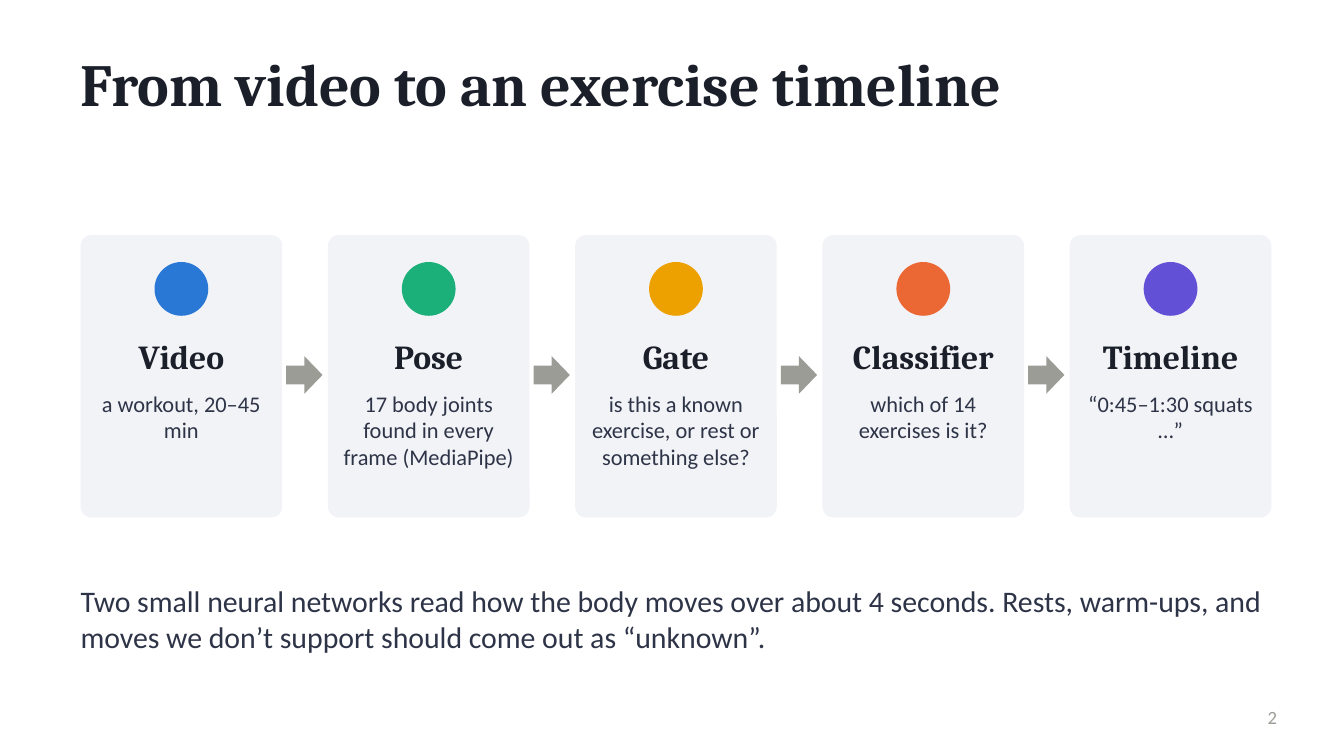
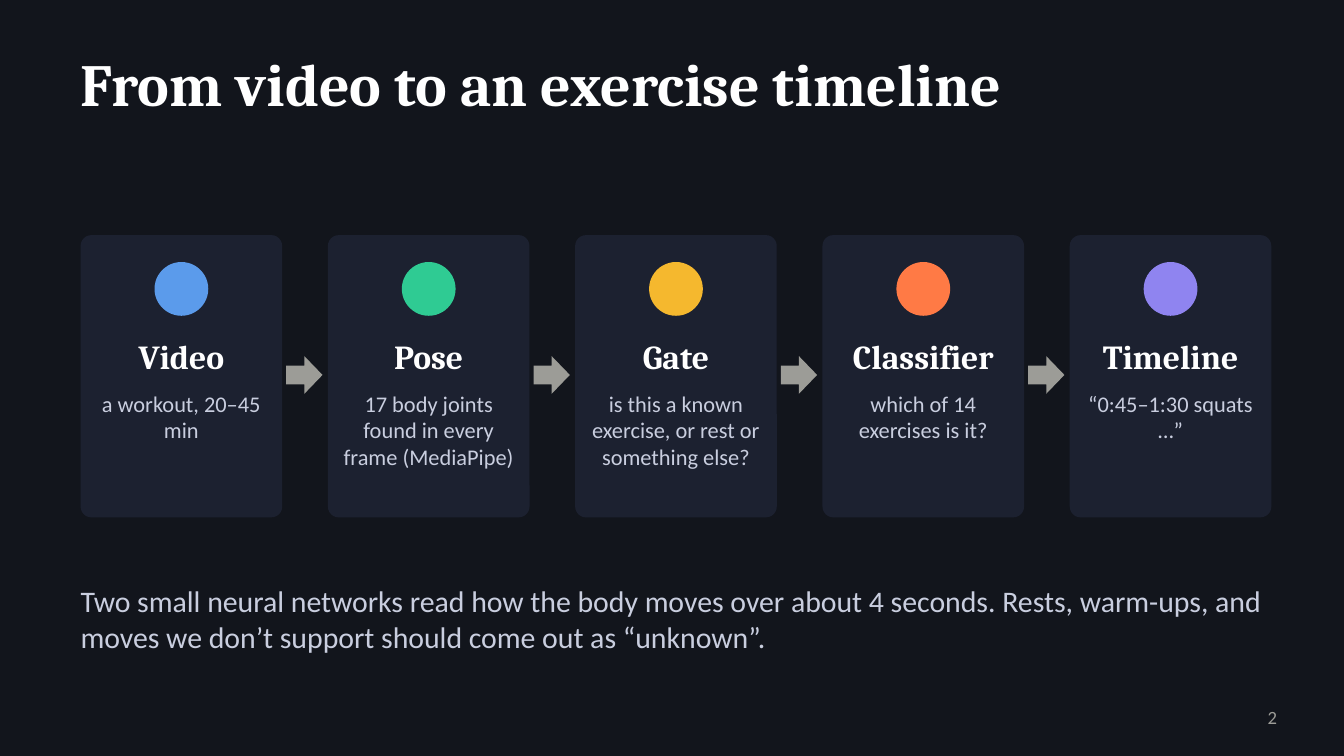
Before and after one commit to bariscelikk1/cALorie, a slide deck: slide 2 of ml/artifacts/final_model_v2/cALorie_final_presentation.pptx. Drawn at 1344x756 pixels with LibreOffice and Linux fonts; fonts in the diff are those of the drawing. Boxes give left, top, right and bottom in pixels: in the first picture for what was removed or moved away, otherwise in the second. Text is boxed around its words. In the diff, an @@ line names an element or a change of style, - is before the commit and + after.

Commit message:
Web page redesign (dark, long-video friendly, run script) and darker slide deck

```diff
--- a/ml/artifacts/final_model_v2/cALorie_final_presentation.pptx
+++ b/ml/artifacts/final_model_v2/cALorie_final_presentation.pptx
@@ background #FFFFFF to #12151C @@
@@ fill #F2F3F7 to #1C2130 in 5 elements at <box>81,235,282,517</box>, <box>328,235,530,517</box>, <box>575,235,777,517</box>, <box>823,235,1024,517</box>, <box>1070,235,1271,517</box> @@
@@ ellipse at <box>155,262,208,316</box>: fill #2A78D6 to #5B9BEB @@
@@ ellipse at <box>402,262,456,316</box>: fill #1BAF7A to #2FCB93 @@
@@ ellipse at <box>649,262,703,316</box>: fill #EDA100 to #F5B82E @@
@@ ellipse at <box>896,262,950,316</box>: fill #EB6834 to #FF7A45 @@
@@ ellipse at <box>1144,262,1198,316</box>: fill #6250D6 to #8F84F0 @@
@@ text colour #1B1F2A to #FFFFFF in 6 elements at <box>81,64,1001,107</box>, <box>139,345,225,370</box>, <box>394,346,463,370</box>, <box>643,346,709,370</box>, <box>853,345,994,370</box>, <box>1103,345,1238,370</box> @@
@@ text colour #2E3447 to #C9CEDF in 6 elements at <box>102,396,260,438</box>, <box>344,396,514,469</box>, <box>592,396,760,469</box>, <box>859,396,987,438</box>, <box>1088,396,1253,416</box>, <box>81,591,1261,653</box> @@
```
Also in this commit, not shown: 9 other slides changed, 7 other files.
